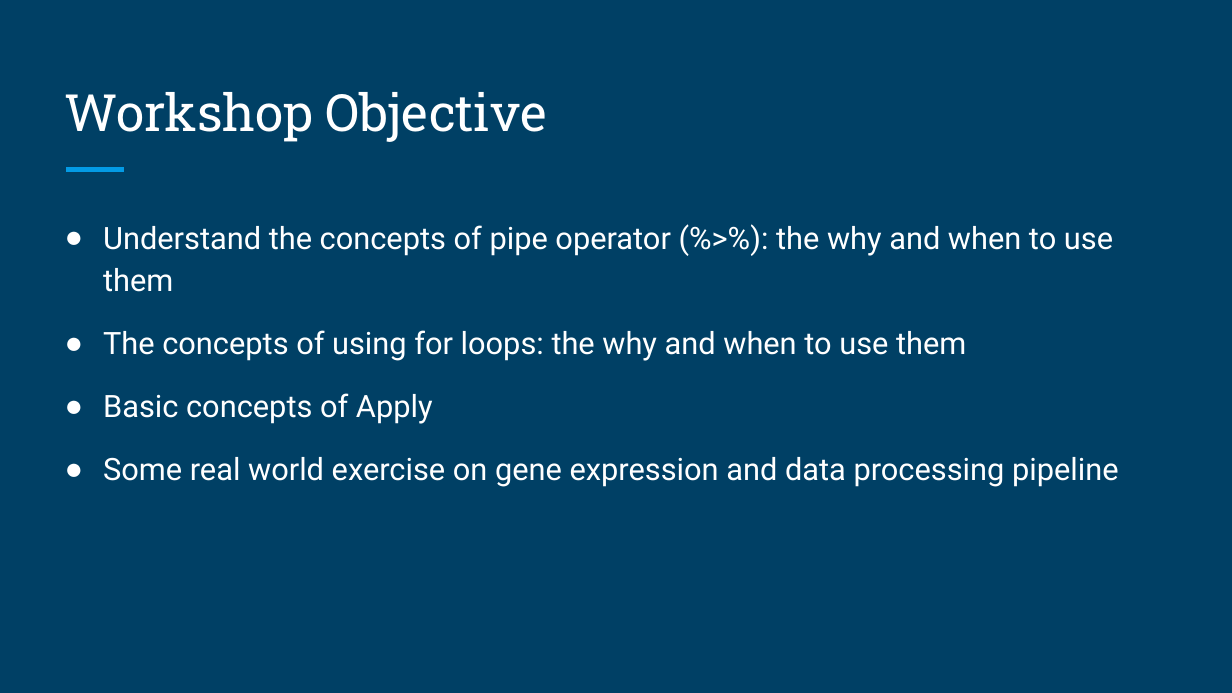
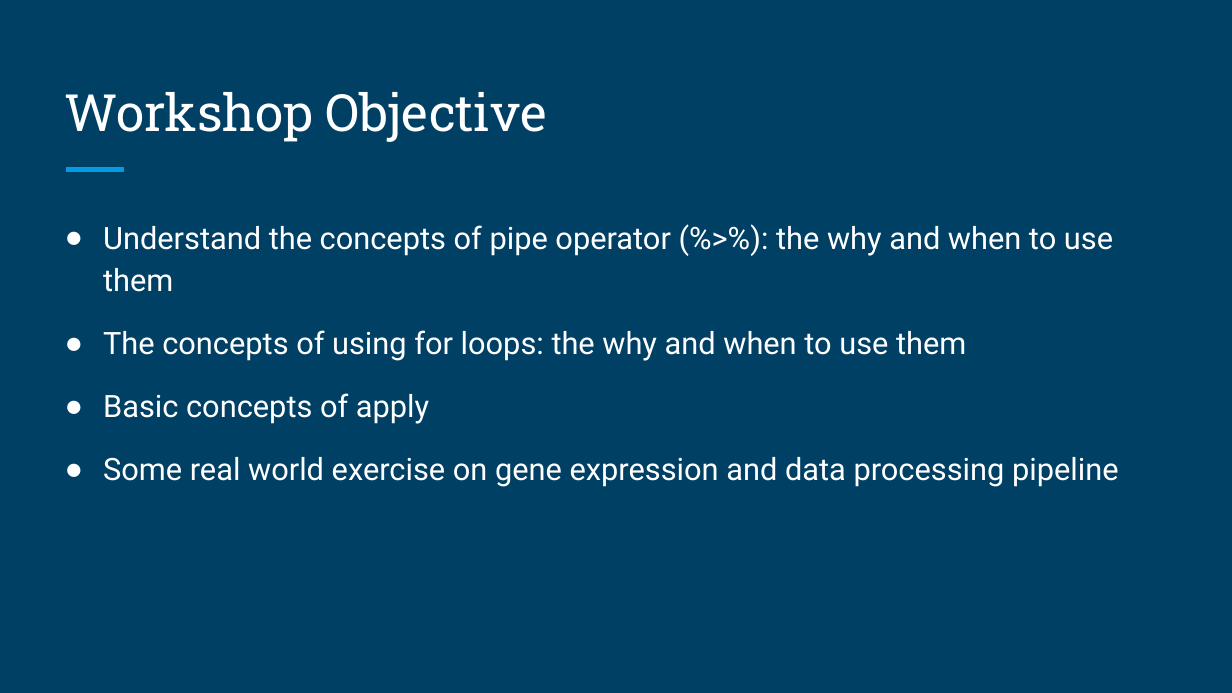
Before and after one commit to brandonyph/APB-Workshop-DataAnalyticsEssentials, a slide deck: slide 2 of Week3-Pipes-and-Iteration/Week 3-Pipes and Iteration.pptx. Drawn at 1232x693 pixels with LibreOffice and Linux fonts; fonts in the diff are those of the drawing. Boxes give left, top, right and bottom in pixels: in the first picture for what was removed or moved away, otherwise in the second. Text is boxed around its words. In the diff, an @@ line names an element or a change of style, - is before the commit and + after.

```diff
--- a/Week3-Pipes-and-Iteration/Week 3-Pipes and Iteration.pptx
+++ b/Week3-Pipes-and-Iteration/Week 3-Pipes and Iteration.pptx
@@ text at <box>103,393,429,424</box>: text changed @@
-● Basic concepts of Apply
+● Basic concepts of apply
```
Also in this commit, not shown: 5 other slides changed, 1 slide added, 35 other files.
